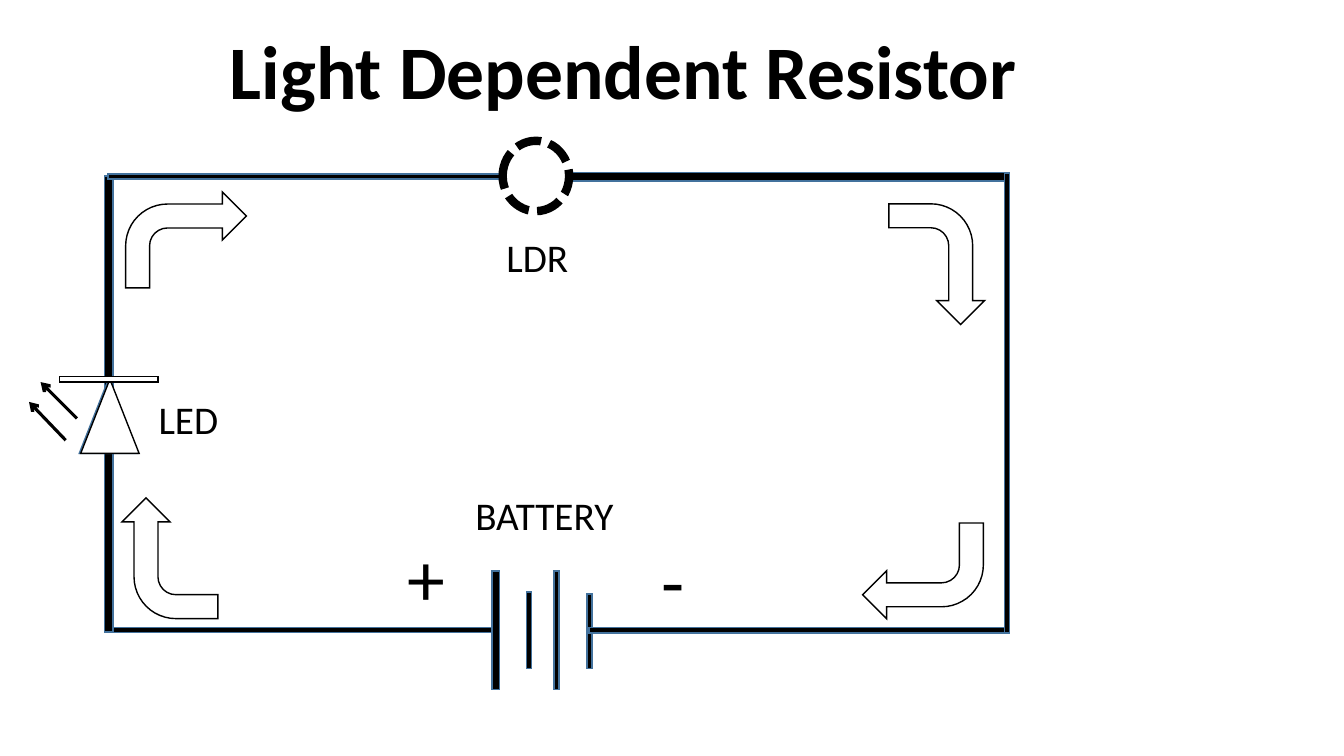
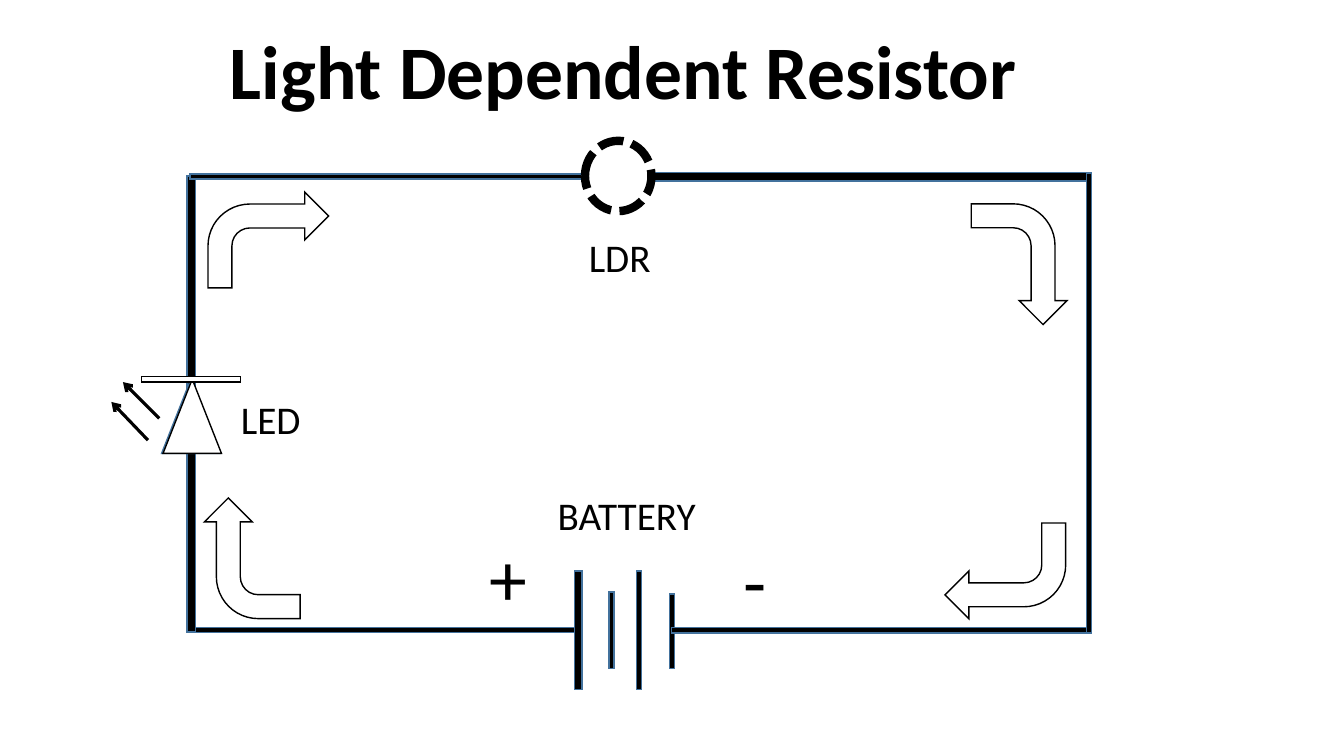
Before and after one commit to infocelab/embedded-projects, a slide deck: slide 22 of Documents/projects for schools.pptx. Drawn at 1344x756 pixels with LibreOffice and Linux fonts; fonts in the diff are those of the drawing. Boxes give left, top, right and bottom in pixels: in the first picture for what was removed or moved away, otherwise in the second. Text is boxed around its words. In the diff, an @@ line names an element or a change of style, - is before the commit and + after.

```diff
--- a/Documents/projects for schools.pptx
+++ b/Documents/projects for schools.pptx
@@ 6 rectangles, 4 bent arrows, 2 texts, 2 triangles, 1 ellipse: place and size @@
-6 rectangles, 4 bent arrows, 2 texts, 2 triangles, 1 ellipse at (80, 141, 1009, 690)
+6 rectangles, 4 bent arrows, 2 texts, 2 triangles, 1 ellipse at (161, 141, 1092, 690)
@@ 5 rectangles, 3 texts, 2 arrows: place and size @@
-5 rectangles, 3 texts, 2 arrows at (29, 173, 1009, 690)
+5 rectangles, 3 texts, 2 arrows at (112, 173, 1092, 690)
```
Also in this commit, not shown: 2 other slides changed, 19 slides added, 2 slides removed.
